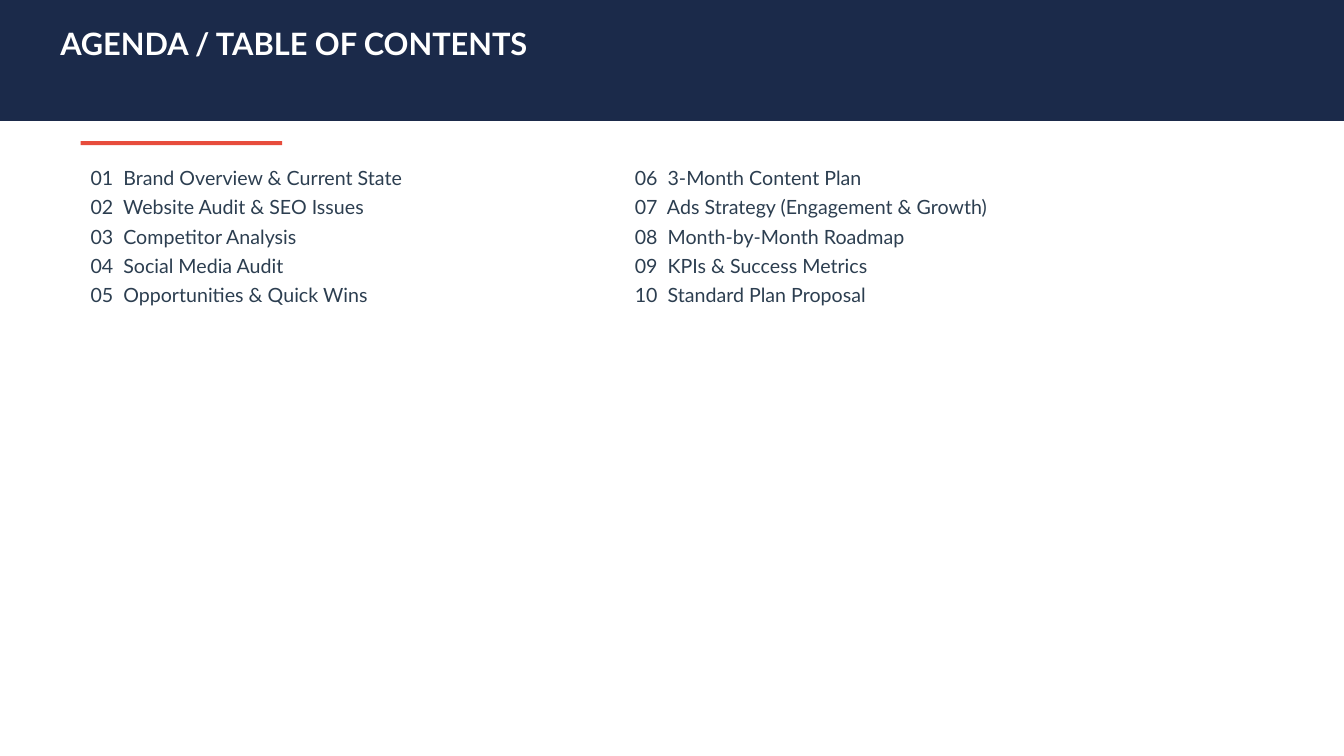
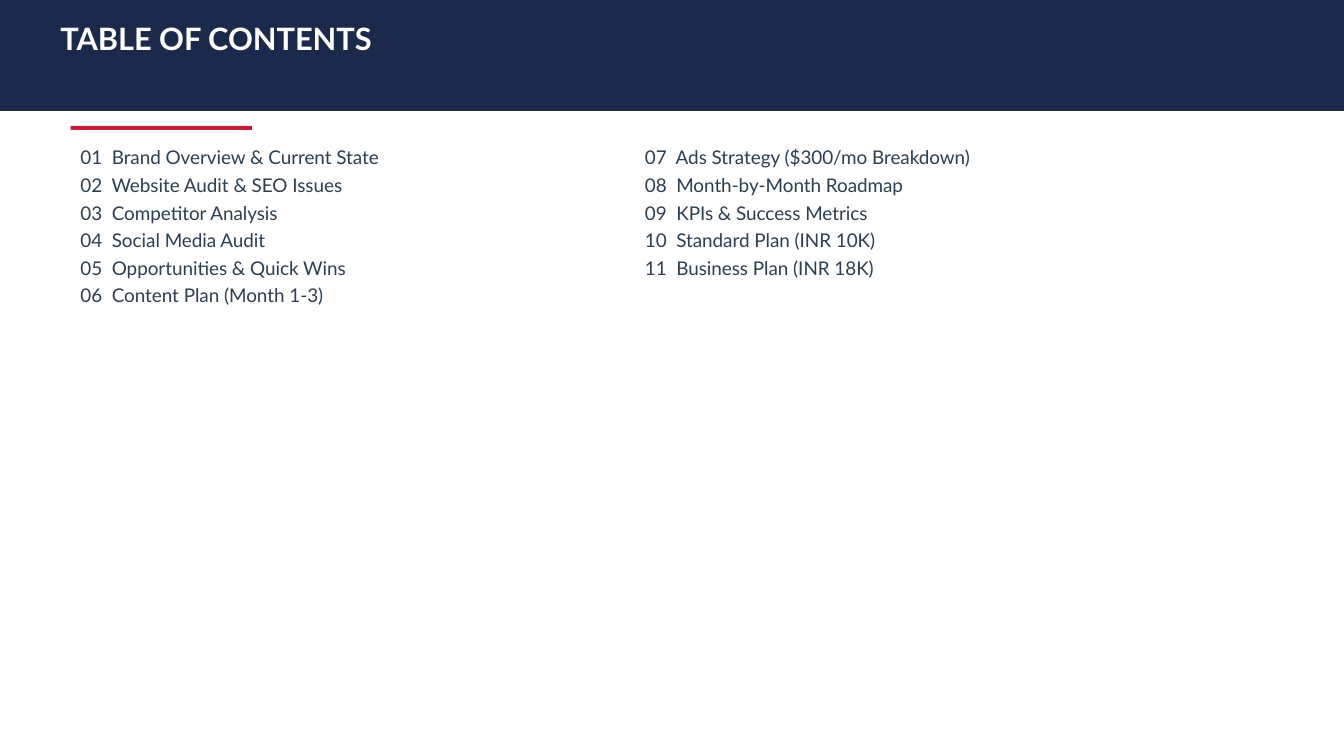
Before and after one commit to shivam9kedia/kiro, a slide deck: slide 2 of Apollo_Windows_3Month_Marketing_Roadmap.pptx. Drawn at 1344x756 pixels with LibreOffice and Linux fonts; fonts in the diff are those of the drawing. Boxes give left, top, right and bottom in pixels: in the first picture for what was removed or moved away, otherwise in the second. Text is boxed around its words. In the diff, an @@ line names an element or a change of style, - is before the commit and + after.

Commit message:
Apollo Windows 3-Month Marketing Roadmap v2
- Brand colors: Red (#C41E3A) + Navy (#1B2A4A)
- Ad budget: $300/mo ($200 profile visits + $100 engagement)
- Standard Plan: INR 10K/mo (8-11 posts, FB+IG)
- Business Plan: INR 18K/mo (18-20 posts, 4 platforms, ads mgmt)
- 16 professionally designed slides
- Realistic KPIs, no fake promises

```diff
--- a/Apollo_Windows_3Month_Marketing_Roadmap.pptx
+++ b/Apollo_Windows_3Month_Marketing_Roadmap.pptx
@@ rectangle: place and size @@
-rectangle at bbox=[0, 0, 1344, 121]
+rectangle at bbox=[0, 0, 1344, 111]
@@ text at bbox=[60, 27, 371, 51]: text changed @@
-AGENDA / TABLE OF CONTENTS
+TABLE OF CONTENTS
@@ text "01 Brand Overview & Current ...": place and size @@
-text "01 Brand Overview & Current ..." at bbox=[91, 170, 402, 306]
+text "01 Brand Overview & Current ..." at bbox=[80, 150, 378, 305]
@@ rectangle: place and size @@
-rectangle at bbox=[81, 141, 282, 145]
+rectangle at bbox=[71, 126, 252, 130]
@@ rectangle at bbox=[71, 126, 252, 130]: fill #E74C3C to #C41E3A @@
@@ text "07 Ads Strategy ($300/mo Breakdown)": place and size @@
-text "07 Ads Strategy ($300/mo Breakdown)" at bbox=[635, 170, 987, 306]
+text "07 Ads Strategy ($300/mo Breakdown)" at bbox=[645, 148, 970, 278]
@@ text at bbox=[645, 148, 970, 168]: text changed; size 14 to 13.5 pt @@
-06 3-Month Content Plan
-07 Ads Strategy (Engagement & Growth)
+07 Ads Strategy ($300/mo Breakdown)
@@ text at bbox=[80, 150, 378, 279]: size 14 to 13.5 pt in "01 Brand Overview & Current State", "02 Website Audit & SEO Issues", "03 Competitor Analysis", "04 Social Media Audit" and 1 more places @@
@@ text at bbox=[645, 178, 903, 220]: size 14 to 13.5 pt in "08 Month-by-Month Roadmap", "09 KPIs & Success Metrics" @@
@@ text at bbox=[645, 232, 875, 278]: text changed; size 14 to 13.5 pt @@
-10 Standard Plan Proposal
+10 Standard Plan (INR 10K)
+11 Business Plan (INR 18K)
@@ text at bbox=[80, 287, 323, 305]: paragraph added @@
+06 Content Plan (Month 1-3)
```
Also in this commit, not shown: 13 other slides changed, 2 slides added, 1 slide removed, 5 other files.
